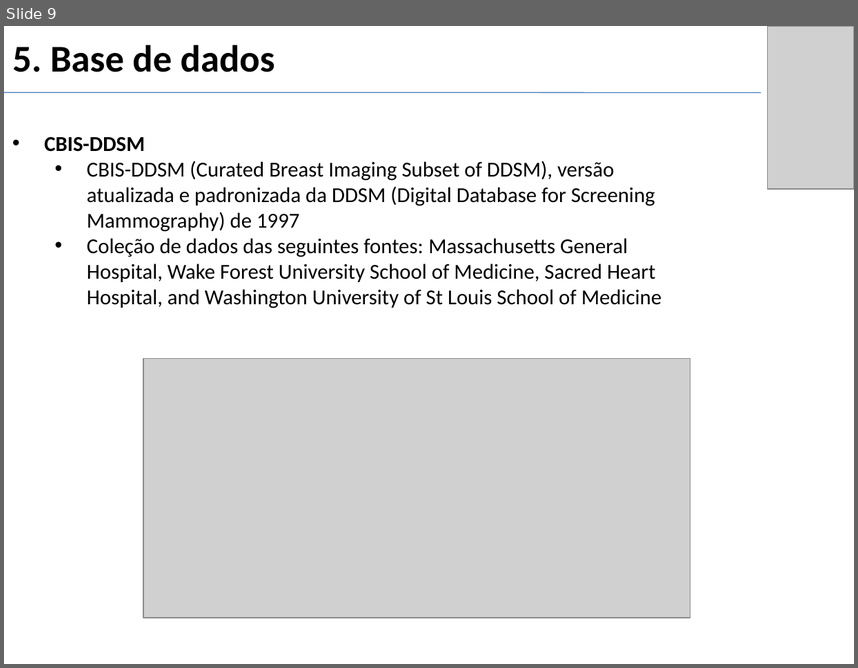
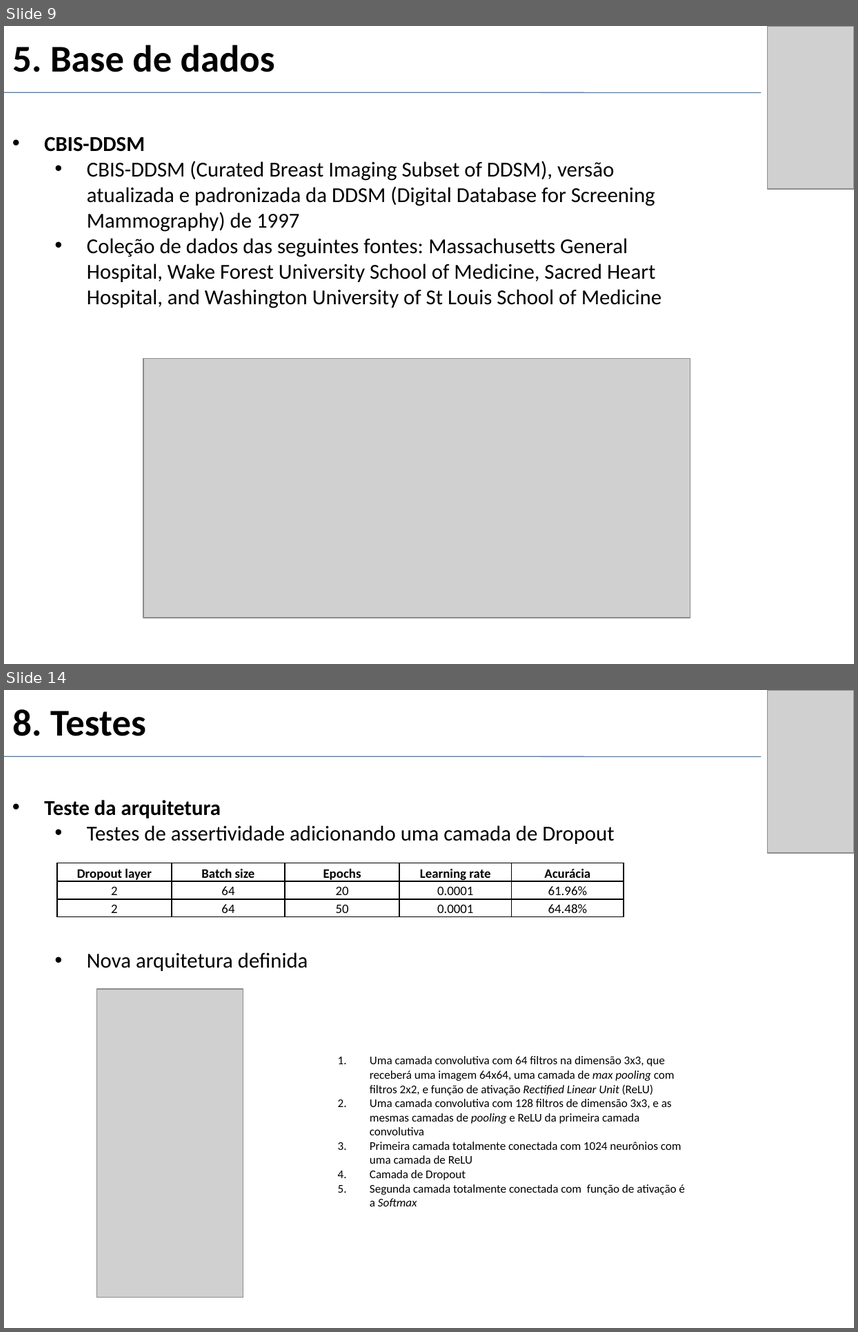
Before and after one commit to gui2524/TCC-BreastCancerNN, a slide deck: Projeto 2/docs/Slides_defesa.pptx. Shown one above the other, each under a label of ours: slide 9 before the commit, slides 9 and 14 after it; the slides between them are not shown. The pictures are 858x668 and 858x1332 pixels, drawn with LibreOffice and Linux fonts; fonts in the diff are those of the drawing; grey boxes stand for pictures. Boxes give left, top, right and bottom in pixels: in the first picture for what was removed or moved away, otherwise in the second. Text is boxed around its words. In the diff, an @@ line names an element or a change of style, - is before the commit and + after.

Commit message:
Adicionando slides de testes

```diff
--- a/Projeto 2/docs/Slides_defesa.pptx
+++ b/Projeto 2/docs/Slides_defesa.pptx
@@ slide 14 added at box(4, 690, 854, 1328), background #FFFFFF @@
@@ title added at box(12, 709, 146, 736), 32 pt, text #000000, bold @@
+8. Testes
@@ picture added at box(767, 690, 854, 854) @@
@@ line added from (4, 756) to (762, 756), #4B7EBC 0.75 pt @@
@@ text added at box(44, 800, 614, 971), 18 pt, text #000000 @@
+• Teste da arquitetura
+  • Testes de assertividade adicionando uma camada de Dropout
+  • Nova arquitetura definida
@@ table added at box(56, 862, 624, 917), 3 rows, 5 columns @@
+Dropout layer | Batch size | Epochs | Learning rate | Acurácia
+2 | 64 | 20 | 0.0001 | 61.96%
+2 | 64 | 50 | 0.0001 | 64.48%
@@ picture added at box(96, 989, 243, 1298) @@
@@ text added at box(370, 1056, 685, 1206), 10 pt, text #000000 @@
+1. Uma camada convolutiva com 64 filtros na dimensão 3x3, que receberá uma imagem 64x64, uma camada de max pooling com filtros 2x2, e função de ativação Rectified Linear Unit (ReLU)
+2. Uma camada convolutiva com 128 filtros de dimensão 3x3, e as mesmas camadas de pooling e ReLU da primeira camada convolutiva
+3. Primeira camada totalmente conectada com 1024 neurônios com uma camada de ReLU
+4. Camada de Dropout
+5. Segunda camada totalmente conectada com função de ativação é a Softmax
```
Also in this commit, not shown: 5 other slides added.
